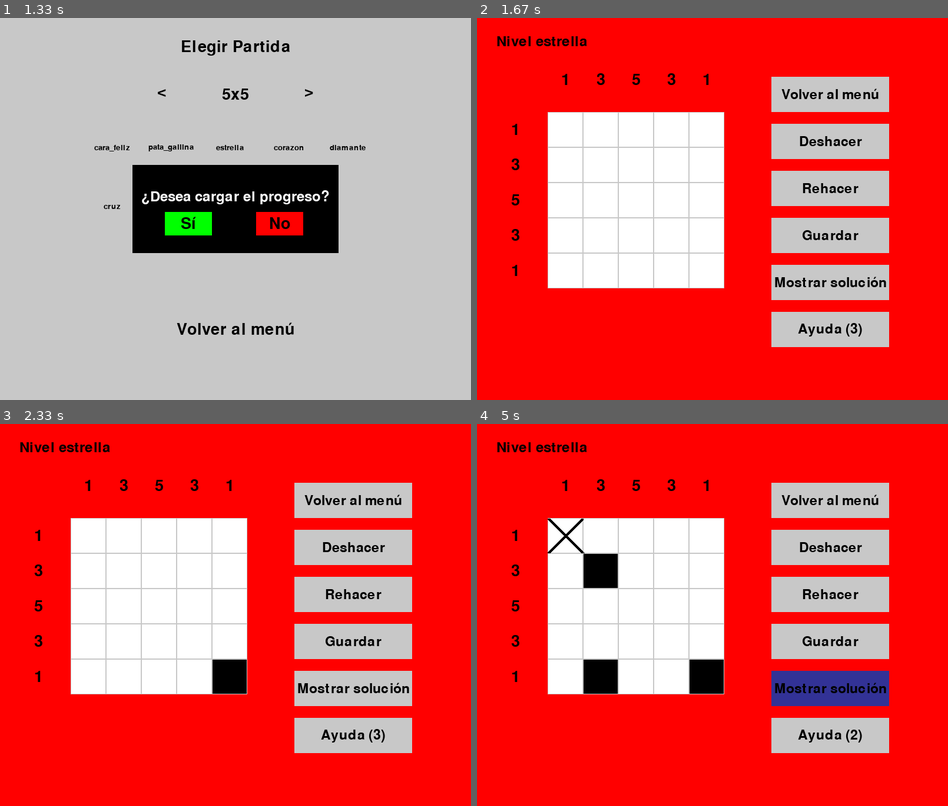
Above: before the commit, frames 1-4 (two rows, left to right).
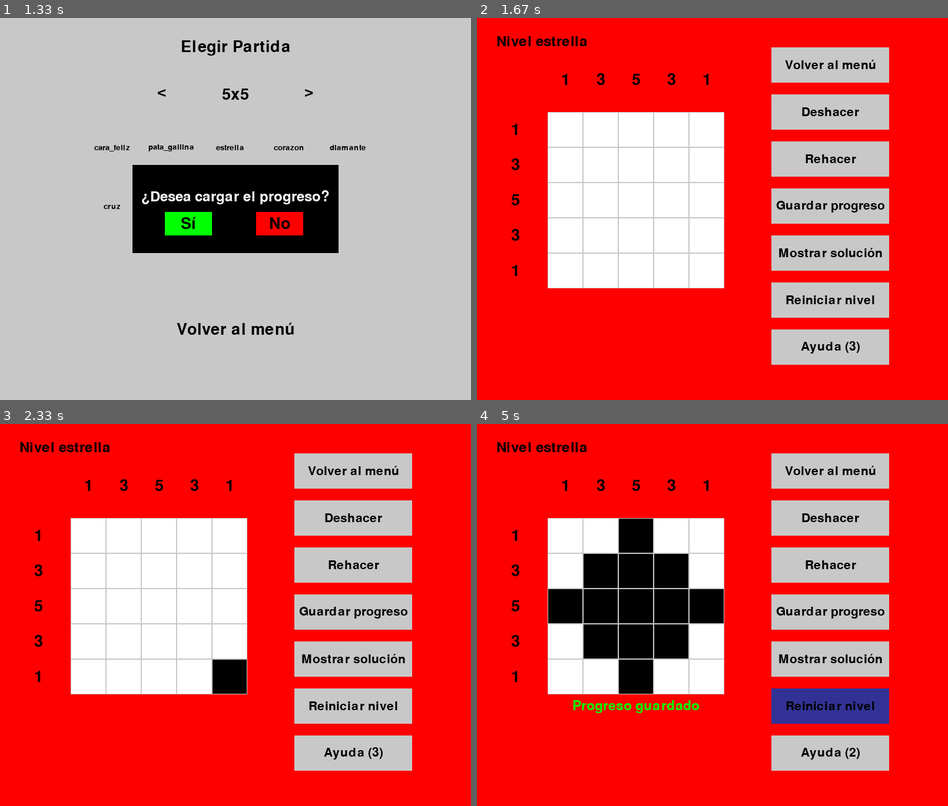
Above: after the commit, the same moments.

Repository: Diego-ipt/Pygame_nonograma
Game: pygame game, started from inicio.py
Two runs of this game, one before a commit and one after it. Both use one fixed random seed, a clock stepped at 60 frames per second and the inputs below.
Inputs (mouse positions are in pixels of both pictures, inside the frame that each line leads up to):
- Up to frame 1 (1.33 s): click (216, 224) at 0.43 s; click (122, 212) at 0.72 s; click (89, 296) at 1.05 s
- Up to frame 2 (1.67 s): click "estrella" at 1.38 s
- Up to frame 3 (2.33 s): click (353, 706) at 1.75 s, where only the run after the commit has a clickable "Reiniciar nivel"; click (235, 660) at 2.12 s
- Up to frame 4 (5 s): click (834, 676) at 2.5 s; click "Ayuda (3)" at 2.9 s; click (858, 607) at 3.3 s; move the mouse to (575, 542) at 3.57 s; right-click (575, 542) at 3.7 s; move the mouse to (816, 519) at 3.97 s; click (816, 519) at 4.1 s; click (599, 683) at 4.5 s; click (882, 702) at 4.9 s

Frame 1 is identical in both runs. In frame 2, 13% of the frame differs, in the area x 62-88%, y 7-91%; in frame 3, 13%; in frame 4, 23%, in the area x 15-88%, y 7-91%.

Commit message:
Feat: Se puede reiniciar nivel

Diff:
--- a/nonograma_core/Logica/queueYStack.py
+++ b/nonograma_core/Logica/queueYStack.py
@@ -14,6 +14,9 @@
     def size(self):
         return len(self._elements)
 
+    def clear(self):
+        self._elements.clear()  # Vacía el deque
+
 
 class Stack:
     def __init__(self):
@@ -28,3 +31,6 @@
 
     def size(self):
         return len(self._elements)
+
+    def clear(self):
+        self._elements.clear()
--- a/nonograma_core/Logica/tablero_nonograma.py
+++ b/nonograma_core/Logica/tablero_nonograma.py
@@ -42,8 +42,12 @@
     def __init__(self, grid_size, cell_size, matriz_solucion):
         self.grid_size = grid_size
         self.cell_size = cell_size
-        self.board = [[Cell() for _ in range(grid_size)] for _ in range(grid_size)]
+        self.board = self.create_empty_board()
         self.matriz_solucion = matriz_solucion
+
+    def create_empty_board(self):
+        return [[Cell() for _ in range(self.grid_size)] for _ in range(self.grid_size)]
+
 
     def draw(self, surface, mostrar_solucion=False):
         for row, rowOfCells in enumerate(self.board):
@@ -60,6 +64,10 @@
                         thickness = 6 # Ajusta el grosor de las líneas diagonales
                         pygame.draw.line(surface, NEGRO, (col * self.cell_size + 1, row * self.cell_size + 1), (col * self.cell_size + self.cell_size - 1, row * self.cell_size + self.cell_size - 1), thickness)
                         pygame.draw.line(surface, NEGRO, (col * self.cell_size + self.cell_size - 1, row * self.cell_size + 1), (col * self.cell_size + 1, row * self.cell_size + self.cell_size - 1), thickness)
+
+    def reset(self):
+        self.board = self.create_empty_board()
+
 
     # Retorna una matriz que refleja el estado actual de las celdas:
     # 0: Desmarcada
@@ -160,6 +168,16 @@
                             else:
                                 self.won = False
 
+    def reset(self):
+        self.board.reset()
+        self.won = False
+        self.stack.clear()
+        self.stack_redo.clear()
+        # print("Tablero reiniciado")
+        # for row in self.board.get_matrix():
+        #     print(row)
+        # print("\n")
+
     def run(self, main_window, x, y, events):
         self.surface.fill(GRIS)
         #se añade la opcion para mostrar solucion
--- a/nonograma_core/Ventanas/VentanaNonogramaGame.py
+++ b/nonograma_core/Ventanas/VentanaNonogramaGame.py
@@ -79,14 +79,15 @@
                                   offset_x + j * tamano_celda + tamano_celda // 2,
                                   offset_y - 40 - len(columna) * 15 + k * 25)
 
-        boton("Volver al menú", 500, 100, 200, 60, GRIS, AZUL_OSCURO, pantalla,
-              lambda: self.cambiar_ventana('menu_principal'), font=pygame.font.SysFont(None, 34))
-        boton("Deshacer", 500, 180, 200, 60, GRIS, AZUL_OSCURO, pantalla, self.game.deshacer, font=pygame.font.SysFont(None, 34))
-        boton("Rehacer", 500, 260, 200, 60, GRIS, AZUL_OSCURO, pantalla, self.game.rehacer, font=pygame.font.SysFont(None, 34))
-        boton("Guardar", 500, 340, 200, 60, GRIS, AZUL_OSCURO, pantalla, self.guardar_progreso, font=pygame.font.SysFont(None, 34))
-        boton("Mostrar solución", 500, 420, 200, 60, GRIS, AZUL_OSCURO, pantalla, self.game.toggle_mostrar_solucion, font=pygame.font.SysFont(None, 34))
+        boton("Volver al menú", 500, 50, 200, 60, GRIS, AZUL_OSCURO, pantalla,
+              lambda: self.cambiar_ventana('menu_principal'), font=pygame.font.SysFont(None, 31))
+        boton("Deshacer", 500, 130, 200, 60, GRIS, AZUL_OSCURO, pantalla, self.game.deshacer, font=pygame.font.SysFont(None, 31))
+        boton("Rehacer", 500, 210, 200, 60, GRIS, AZUL_OSCURO, pantalla, self.game.rehacer, font=pygame.font.SysFont(None, 31))
+        boton("Guardar progreso", 500, 290, 200, 60, GRIS, AZUL_OSCURO, pantalla, self.guardar_progreso, font=pygame.font.SysFont(None, 31))
+        boton("Mostrar solución", 500, 370, 200, 60, GRIS, AZUL_OSCURO, pantalla, self.game.toggle_mostrar_solucion, font=pygame.font.SysFont(None, 31))
+        boton("Reiniciar nivel", 500, 450, 200, 60, GRIS, AZUL_OSCURO, pantalla, self.game.reset, font=pygame.font.SysFont(None, 31))
         texto_ayuda = f"Ayuda ({self.game.ayudas})"
-        boton(texto_ayuda, 500, 500, 200, 60, GRIS, AZUL_OSCURO, pantalla, self.ayudas, font=pygame.font.SysFont(None, 34))
+        boton(texto_ayuda, 500, 530, 200, 60, GRIS, AZUL_OSCURO, pantalla, self.ayudas, font=pygame.font.SysFont(None, 31))
 
         # Mostrar el mensaje de confirmación si está activo
         if self.mostrar_mensaje_progreso:
